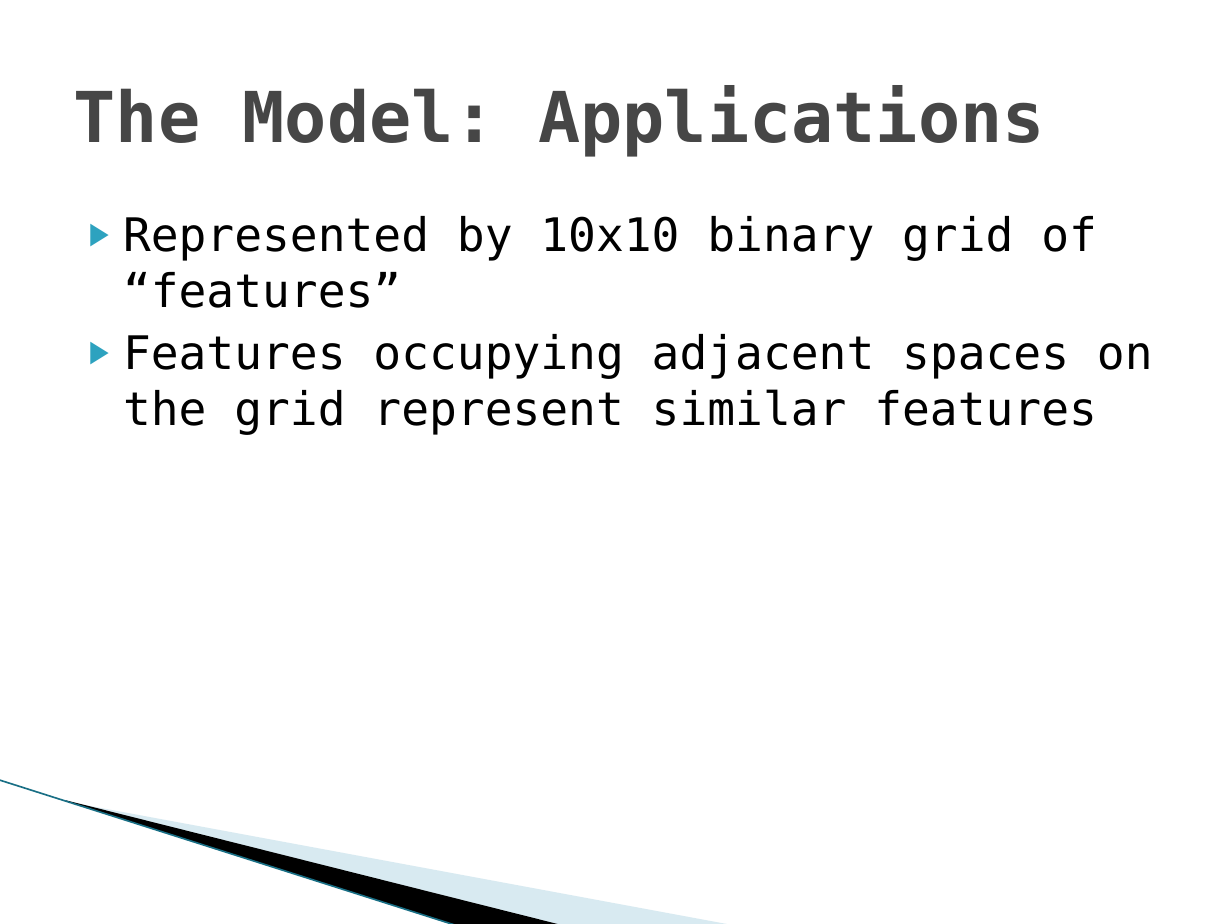
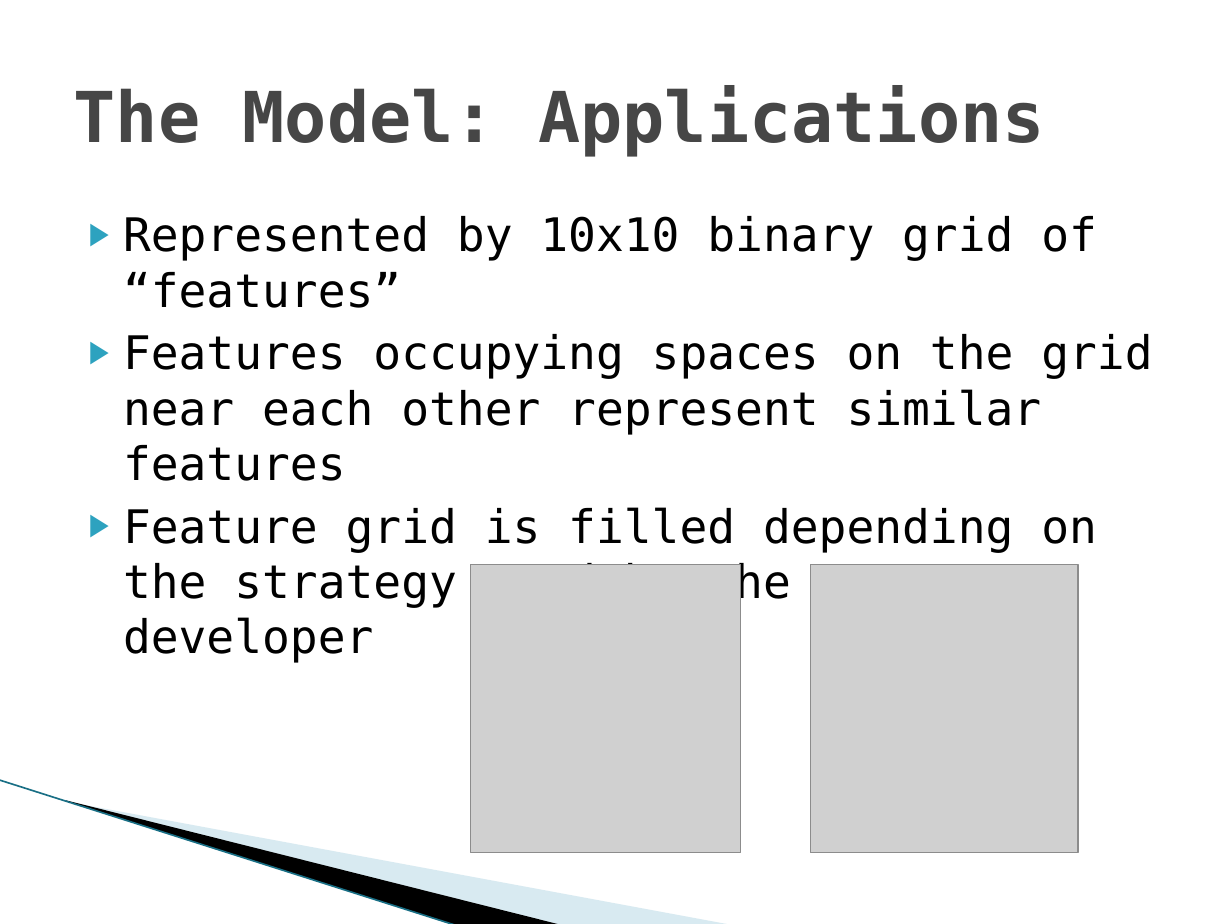
Before and after one commit to vfasburg/cse_848, a slide deck: slide 6 of paper/848_Paper_Presentation_Fasburg_Thomas.pptx (slide 5 before the commit). Drawn at 1232x924 pixels with LibreOffice and Linux fonts; fonts in the diff are those of the drawing; grey boxes stand for pictures; background and template pictures are left out. Boxes give left, top, right and bottom in pixels: in the first picture for what was removed or moved away, otherwise in the second. Text is boxed around its words. In the diff, an @@ line names an element or a change of style, - is before the commit and + after.

```diff
--- a/paper/848_Paper_Presentation_Fasburg_Thomas.pptx
+++ b/paper/848_Paper_Presentation_Fasburg_Thomas.pptx
@@ text at bbox=[123, 334, 1152, 663]: text changed @@
-▶ Features occupying adjacent spaces on the grid represent similar features
+▶ Features occupying spaces on the grid near each other represent similar features
+▶ Feature grid is filled depending on the strategy used by the app developer
@@ picture added at bbox=[471, 564, 740, 853] @@
@@ picture added at bbox=[811, 564, 1078, 853] @@
```
Also in this commit, not shown: 9 other slides changed, 1 slide added, 1 other file.
